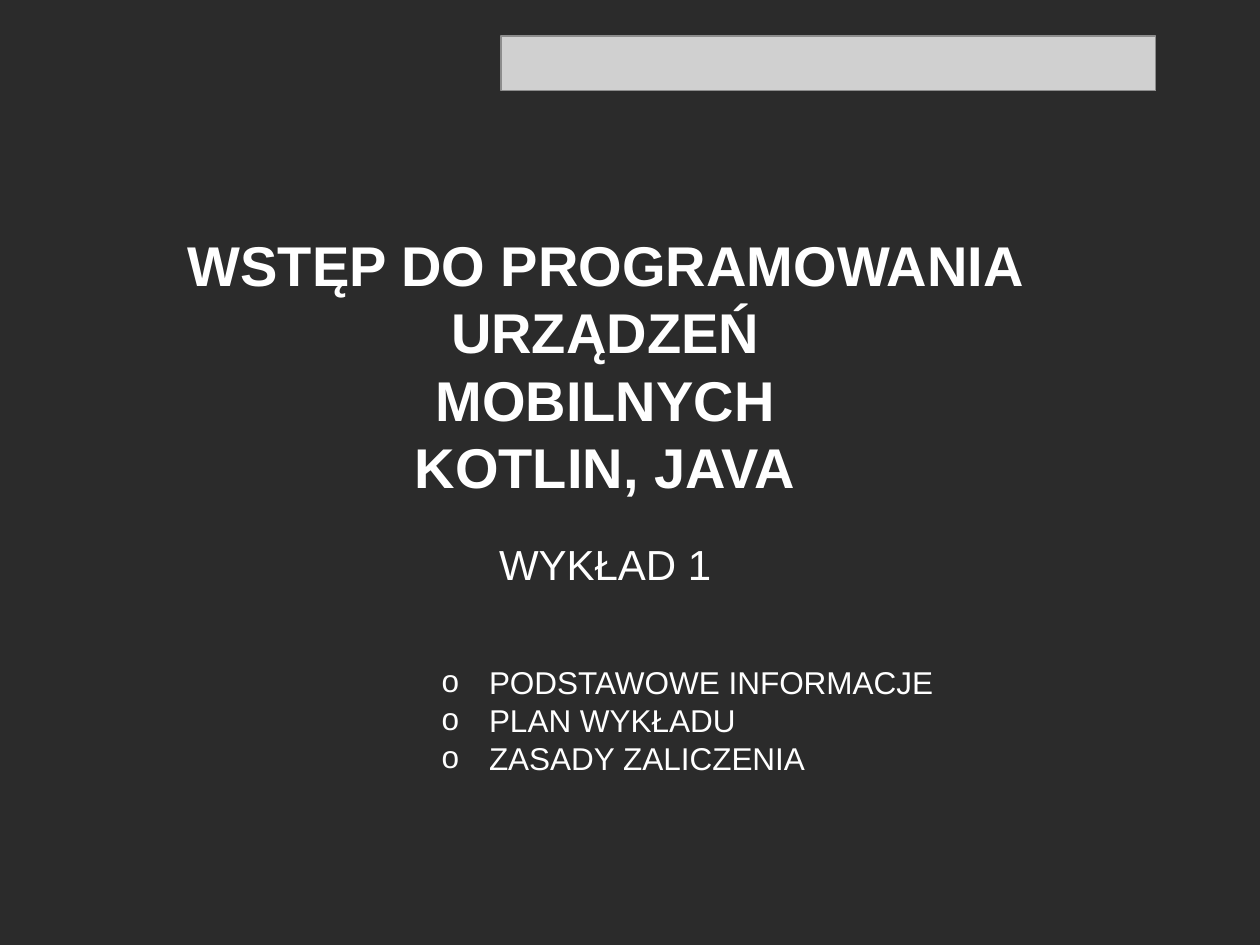
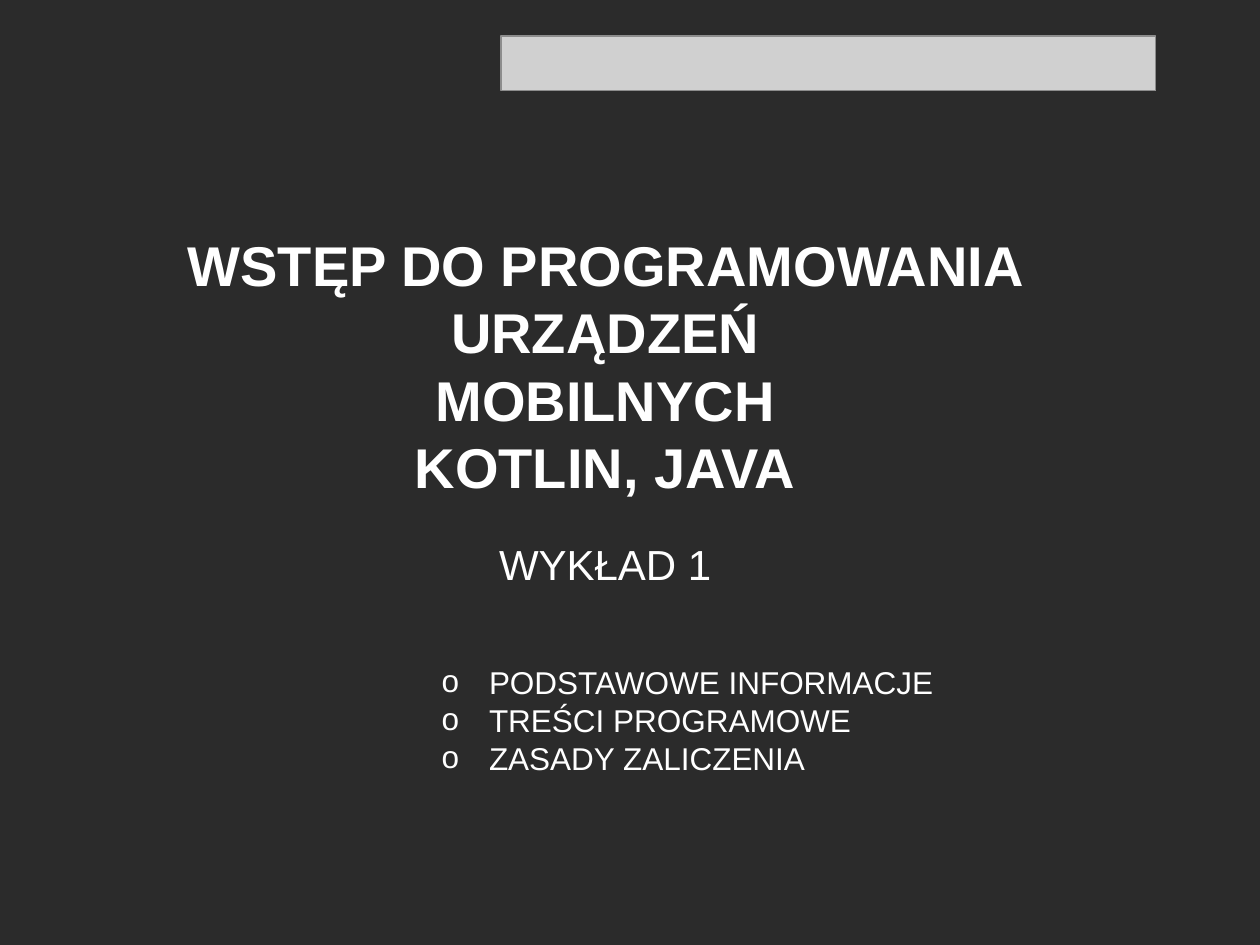
Before and after one commit to RafLew84/WpumKJ, a slide deck: slide 1 of 2021-2022/Wykład/Wyklad1.pptx. Drawn at 1260x945 pixels with LibreOffice and Linux fonts; fonts in the diff are those of the drawing; grey boxes stand for pictures; background and template pictures are left out; a plain dark background stands for a picture behind light text. Boxes give left, top, right and bottom in pixels: in the first picture for what was removed or moved away, otherwise in the second. Text is boxed around its words. In the diff, an @@ line names an element or a change of style, - is before the commit and + after.

```diff
--- a/2021-2022/Wykład/Wyklad1.pptx
+++ b/2021-2022/Wykład/Wyklad1.pptx
@@ text at bbox=[489, 707, 851, 733]: text changed @@
-o PLAN WYKŁADU
+o TREŚCI PROGRAMOWE
```
Also in this commit, not shown: 1 other file.
